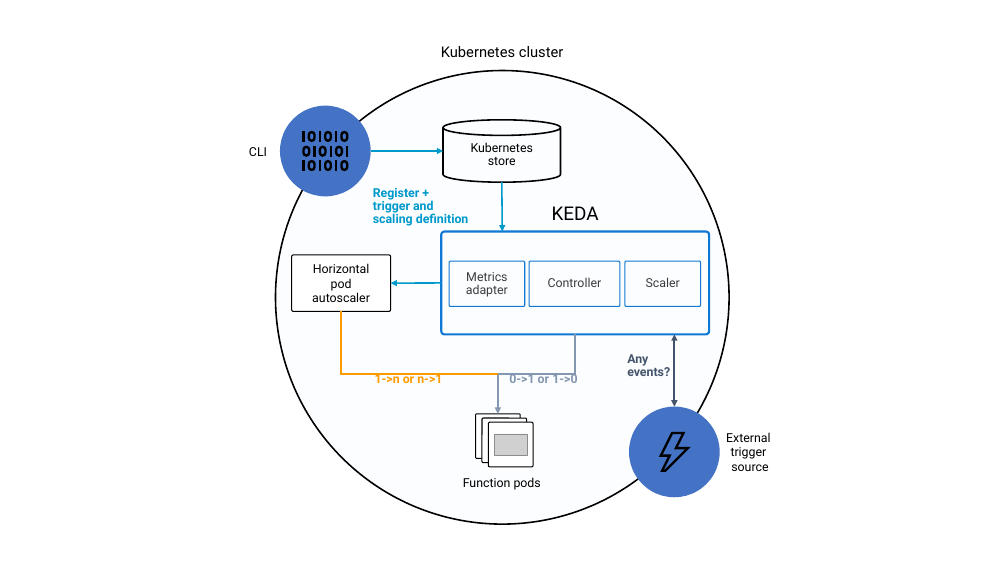
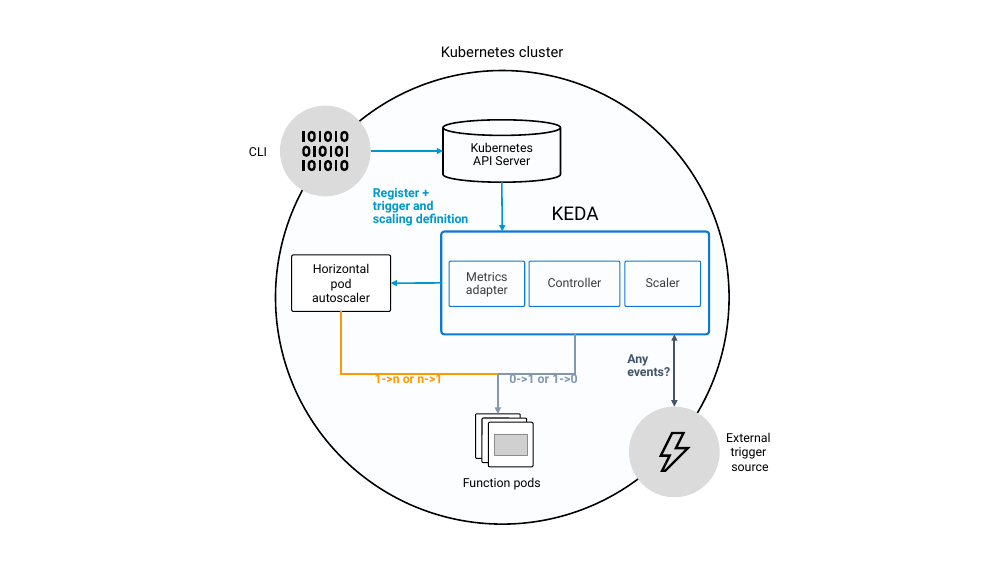
Before and after one commit to kedacore/keda-docs, a slide deck: slide 1 of schematics.pptx. Drawn at 1008x567 pixels with LibreOffice and Linux fonts; fonts in the diff are those of the drawing; grey boxes stand for pictures. Boxes give left, top, right and bottom in pixels: in the first picture for what was removed or moved away, otherwise in the second. Text is boxed around its words. In the diff, an @@ line names an element or a change of style, - is before the commit and + after.

Commit message:
KEDA architecture should use "Kubernetes API Server" (#141)
* KEDA architecture should use "Kubernetes API Server"

* Use gray instead of blue

```diff
--- a/schematics.pptx
+++ b/schematics.pptx
@@ ellipse at [280, 106, 371, 197]: fill #4472C4 to #DBDBDB @@
@@ text in cylinder at [471, 142, 533, 165]: text changed @@
-Kubernetes store
+Kubernetes
+API Server
@@ ellipse at [629, 407, 720, 498]: fill #4472C4 to #DBDBDB @@
```
Also in this commit, not shown: 1 other file.
